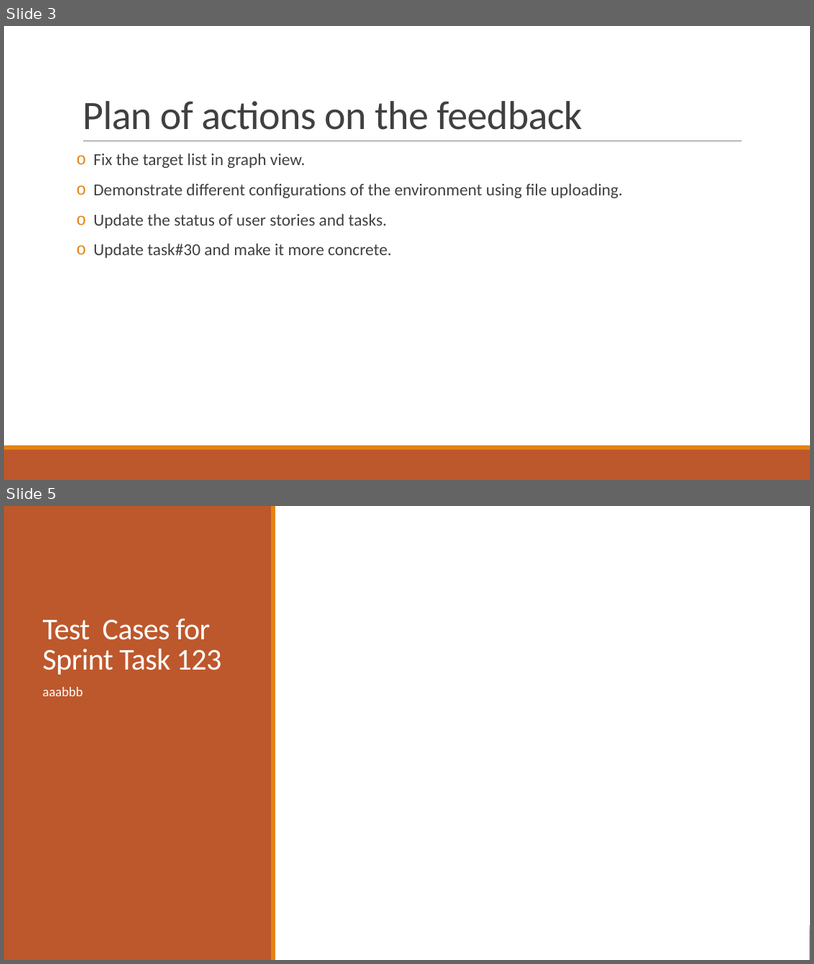
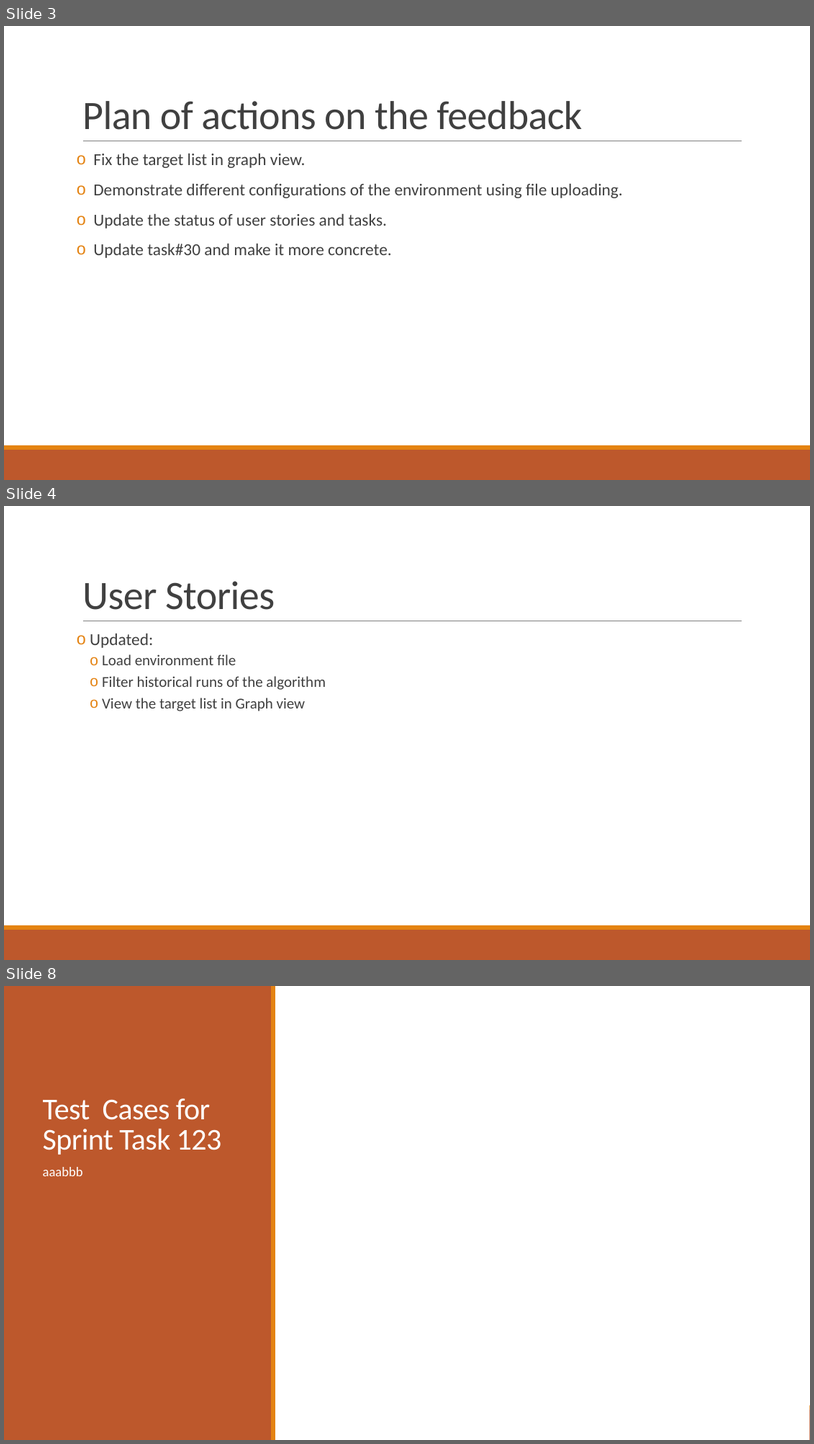
Before and after one commit to 2012215434/CS744, a slide deck: documents/set5/Presentation5.pptx. Shown one above the other, each under a label of ours: slides 3 and 5 before the commit, slides 3, 4 and 8 after it; the slides between them are not shown. The pictures are 814x964 and 814x1444 pixels, drawn with LibreOffice and Linux fonts; fonts in the diff are those of the drawing. Boxes give left, top, right and bottom in pixels: in the first picture for what was removed or moved away, otherwise in the second. Text is boxed around its words. In the diff, an @@ line names an element or a change of style, - is before the commit and + after.

```diff
--- a/documents/set5/Presentation5.pptx
+++ b/documents/set5/Presentation5.pptx
@@ slide 4 added at (4,506,810,960), background #FFFFFF; not listed: 3 template elements that a slide beside it also shows @@
@@ title added at (82,581,275,610), 48 pt, text #404040 @@
+User Stories
@@ text added at (90,633,326,711), 18 pt, text #404040 @@
+o Updated:
+  o Load environment file
+  o Filter historical runs of the algorithm
+  o View the target list in Graph view
@@ what was slide 5 is now slide 8 @@
```
Also in this commit, not shown: 1 slide changed, 2 other slides added, 1 other file.
